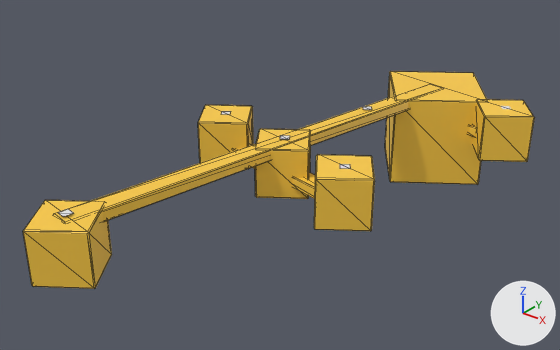
What one commit did to the glTF model public/assets/levels/level-05.glb.
Camera for both pictures: a 50 mm camera at (92.7, -118.0, 65.6) aimed at (-4.6, 3.5, -9.7). The axes (+X, +Y, +Z) are drawn at lower right. The lights are the same throughout. The older version comes first. Mesh edges are drawn as thin lines on the coarser meshes. Objects named as collision shapes, trigger or cutter boxes, shadow casters or lower levels of detail are left out. Where no turn or scale is listed for an object, it has been applied to the vertices. Vertices at exactly the same position are counted once.

Script lines for the objects in view, before the commit:
```python
me_cube_003 = bpy.data.meshes.new('Cube.003')
me_cube_003.from_pydata(...)  # 216 vertices, 396 faces; spans x -18.5..44.9, y -7.7..115.1, z -16.4..5.6
me_cube_003.materials.append(mat_material)  # yellow #ffce45
ob_cube_003 = bpy.data.objects.new('Cube.003', me_cube_003)
ob_cube_003.location = (-9.5, -49.3, -4.6)
```
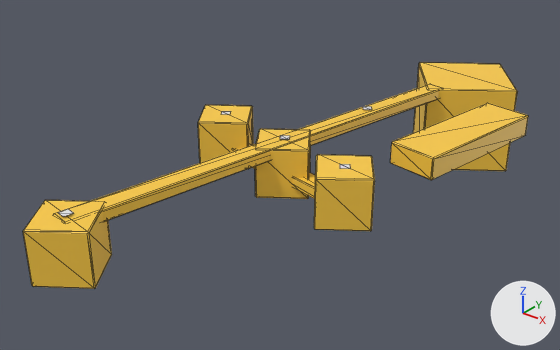
Where the newer file only moved an object's origin or applied its transform, the numbers keep the older frame.

Changed parts and their boxes [x1, y1, x2, y2] in the pictures (560 x 350 px; the box of a moved part takes in the faces that stretch with it):
```json
{"object": "Cube.003", "change": "reshaped", "before": [23, 71, 534, 289], "after": [23, 62, 528, 289]}
{"part": 1, "of": "me_cube_003", "change": "deleted", "before": [469, 126, 475, 137], "on screen": "mostly hidden"}
{"part": 2, "of": "me_cube_003", "change": "moved or reshaped", "before": [385, 71, 534, 185], "after": [390, 62, 528, 180]}
```

Scene script edits in JSON lines:
```json
{"block": "me_cube_003", "where": "# used by ob_cube_003; location = (-9.5, -49.3, -4.6)"}
{"op": "remove", "block": "me_cube_003", "code": "me_cube_003.from_pydata(...)  # 216 vertices, 396 faces; spans x -18.5..44.9, y -7.7..115.1, z -16.4..5.6"}
{"op": "add", "block": "me_cube_003", "code": "me_cube_003.from_pydata(...)  # 192 vertices, 352 faces; spans x -18.5..44.0, y -7.7..126.7, z -16.4..6.2"}
{"block": "me_cube_003", "change": "me_cube_003 part 1: the loose piece of 24 vertices spanning x 21.6..32.6, y 94.7..101.1, z -3.2..-0.6 is deleted"}
{"block": "me_cube_003", "change": "me_cube_003 part 2"}
{"block": "me_cube_003", "change": "6 vertices are removed from x 38.3..38.7, y 103.5..103.7, z -5.6..5.6"}
{"block": "me_cube_003", "change": "19 faces are deleted"}
{"block": "me_cube_003", "change": "12 vertices in x 2.3..32.5, y 84.9..115.1, z -16.4..5.6 move by (2.2, 11.5, 0.0)"}
{"block": "me_cube_003", "change": "12 vertices in x 2.2..32.5, y 84.8..115.1, z -16.4..5.6 move by (2.2, 11.6, 0.0)"}
{"block": "me_cube_003", "change": "18 vertices move from x 29.5..44.9, y 88.3..97.5, z -5.6..5.6 to x 27.6..44.0, y 61.4..95.5, z 1.2..6.2"}
{"block": "me_cube_003", "change": "6 vertices are added at (38.3, 59.8, 1.2), (38.3, 59.5, 1.4), (38.3, 59.8, 6.2), (38.3, 59.5, 6.0), (38.6, 59.7, 1.4), (38.6, 59.7, 6.0)"}
{"block": "me_cube_003", "change": "19 new faces join them"}
```
